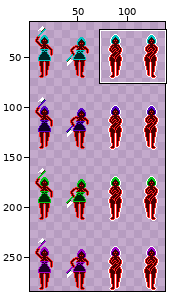
Sprite sheet, stored at Assets/Img/Pacman/Mulher/mulezinhaspritesheet.png. The picture above shows the old version from afar; the outline marks the close-up.
Close-up. Before:
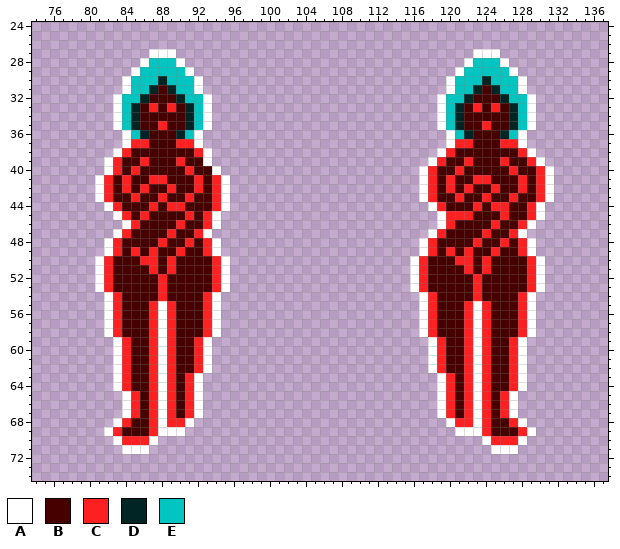
The file is 142x284 pixels. Shown: x 74..137, y 24..74. The wide view leaves out empty margins. The commit also changed other parts of the picture, which this record leaves out.
Palette (. is transparent): A #ffffff  B #460000  C #ff2121  D #002524  E #00c5c0
After:
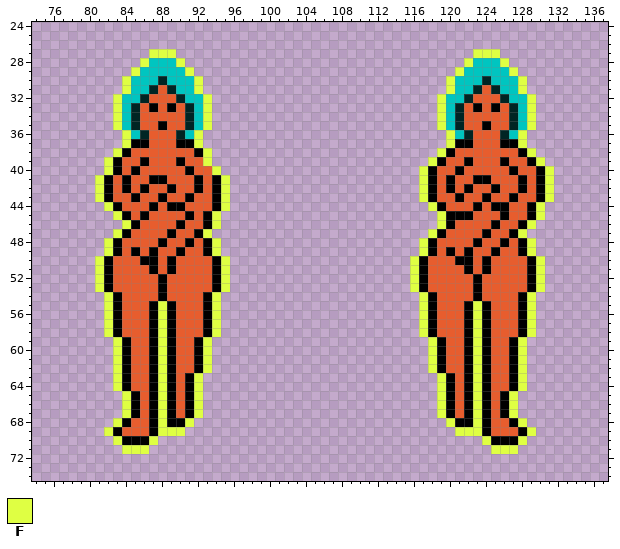
Colours new in this view: F #dfff43
Change:
colour B: #460000 -> #e75d2e
colour C: #ff2121 -> #000000
Changed rows in their new state; - is a pixel that keeps its letter.
first column x 81:
27 ------FFF---------------------------------FFF------
28 -----F---F-------------------------------F---F-----
29 ----F-----F-----------------------------F-----F----
30 ---F-------F---------------------------F-------F---
31 ---F-------F---------------------------F-------F---
32 --F---------F-------------------------F---------F--
33 --F---------F-------------------------F---------F--
34 --F---------F-------------------------F---------F--
35 --F---------F-------------------------F---------F--
36 ---F-------F---------------------------F-------F---
37 ---F-------F---------------------------F-------F---
38 --F---------F-------------------------F---------F--
39 -F----------F------------------------F-----------F-
40 -F-----------F----------------------F-------------F
41 F-------------F---------------------F-------------F
42 F-------------F---------------------F-------------F
43 F-------------F---------------------F-------------F
44 -F------------F----------------------F-----------F-
45 --F----------F------------------------F----------F-
46 ---F---------F------------------------F---------F--
47 --F---------F------------------------F---------F---
48 -F-----------F----------------------F-----------F--
49 -F-----------F----------------------F-----------F--
50 F-------------F--------------------F-------------F-
51 F-------------F--------------------F-------------F-
52 F-------------F--------------------F-------------F-
53 F-------------F--------------------F-------------F-
54 -F-----------F----------------------F-----------F--
55 -F-----F-----F----------------------F-----F-----F--
56 -F-----F-----F----------------------F-----F-----F--
57 -F-----F-----F----------------------F-----F-----F--
58 -F-----F-----F----------------------F-----F-----F--
59 --F----F----F------------------------F----F----F---
60 --F----F----F------------------------F----F----F---
61 --F----F----F------------------------F----F----F---
62 --F----F----F------------------------F----F----F---
63 --F----F---F--------------------------F---F----F---
64 --F----F---F--------------------------F---F----F---
65 ---F---F---F--------------------------F---F---F----
66 ---F---F---F--------------------------F---F---F----
67 ---F---F---F--------------------------F---F---F----
68 --F----F--F----------------------------F--F----F---
69 -F-----FFF------------------------------FFF-----F--
70 --F---F------------------------------------F---F---
71 ---FFF--------------------------------------FFF----
